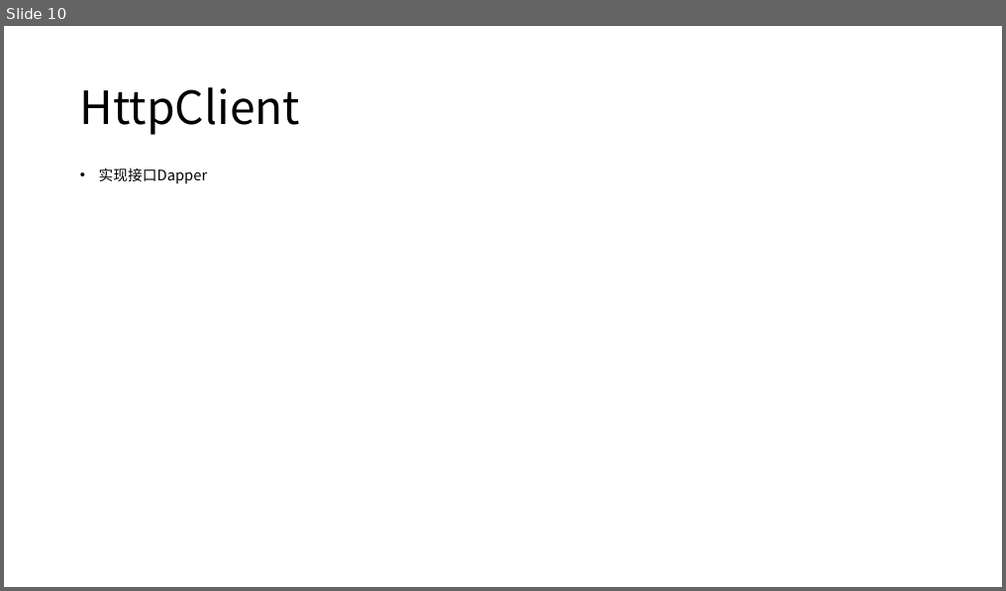
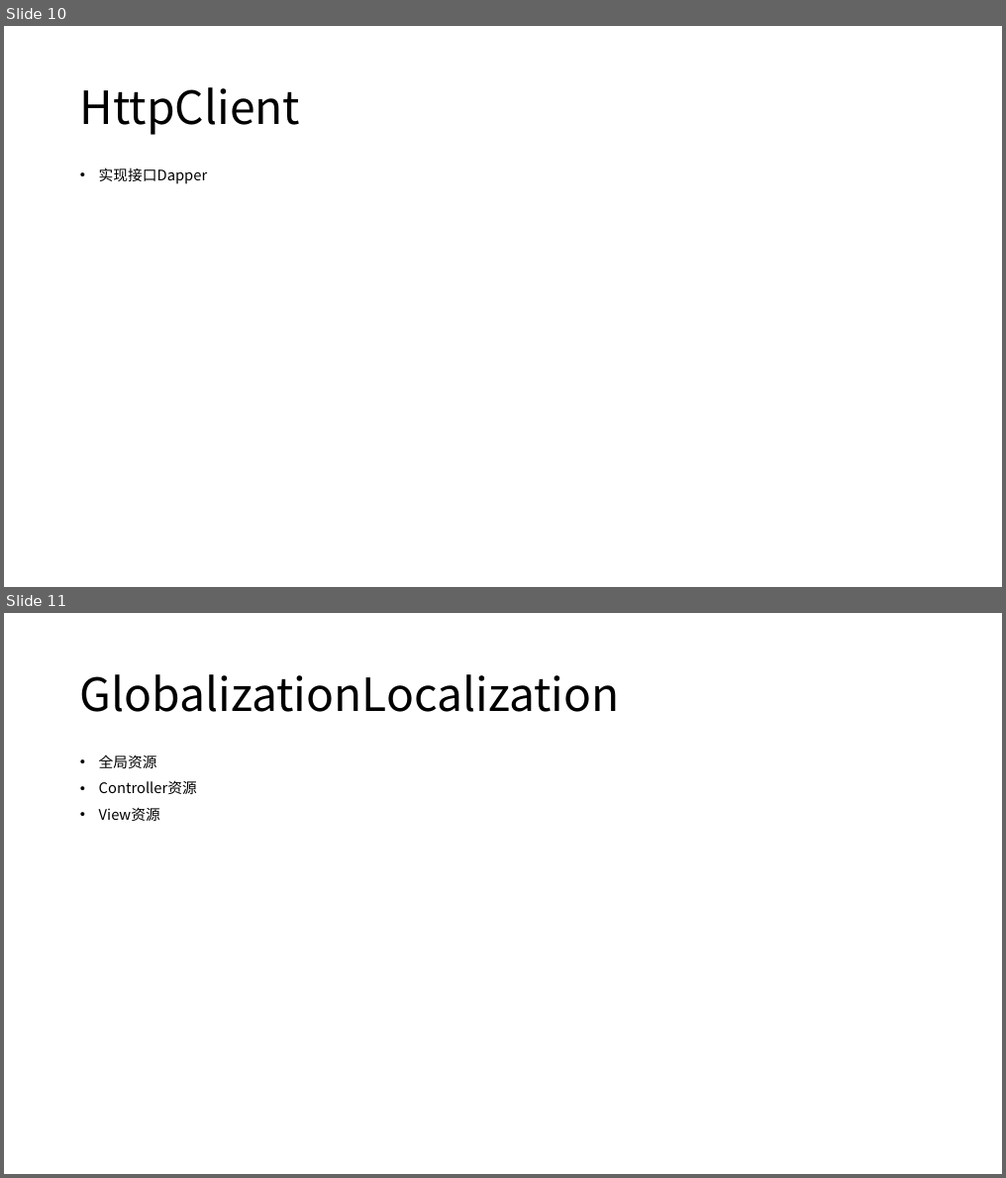
Before and after one commit to axzxs2001/aspnetcore5.0, a slide deck: aspnetcore3.0course/docs/aspnetcore3.0course.pptx. Shown one above the other, each under a label of ours: slide 10 before the commit, slides 10 and 11 after it. The pictures are 1006x591 and 1006x1178 pixels, drawn with LibreOffice and Linux fonts; fonts in the diff are those of the drawing. Boxes give left, top, right and bottom in pixels: in the first picture for what was removed or moved away, otherwise in the second. Text is boxed around its words. In the diff, an @@ line names an element or a change of style, - is before the commit and + after.

Commit message:
添加ViewModel验证的资源案例

```diff
--- a/aspnetcore3.0course/docs/aspnetcore3.0course.pptx
+++ b/aspnetcore3.0course/docs/aspnetcore3.0course.pptx
@@ slide 11 added at (x1=4, y1=613, x2=1002, y2=1174), background #FFFFFF @@
@@ title added at (x1=80, y1=674, x2=620, y2=712), 44 pt, text #000000 @@
+GlobalizationLocalization
@@ text added at (x1=99, y1=755, x2=197, y2=821), 14 pt, text #000000 @@
+• 全局资源
+• Controller资源
+• View资源
```
Also in this commit, not shown: 16 other files.
